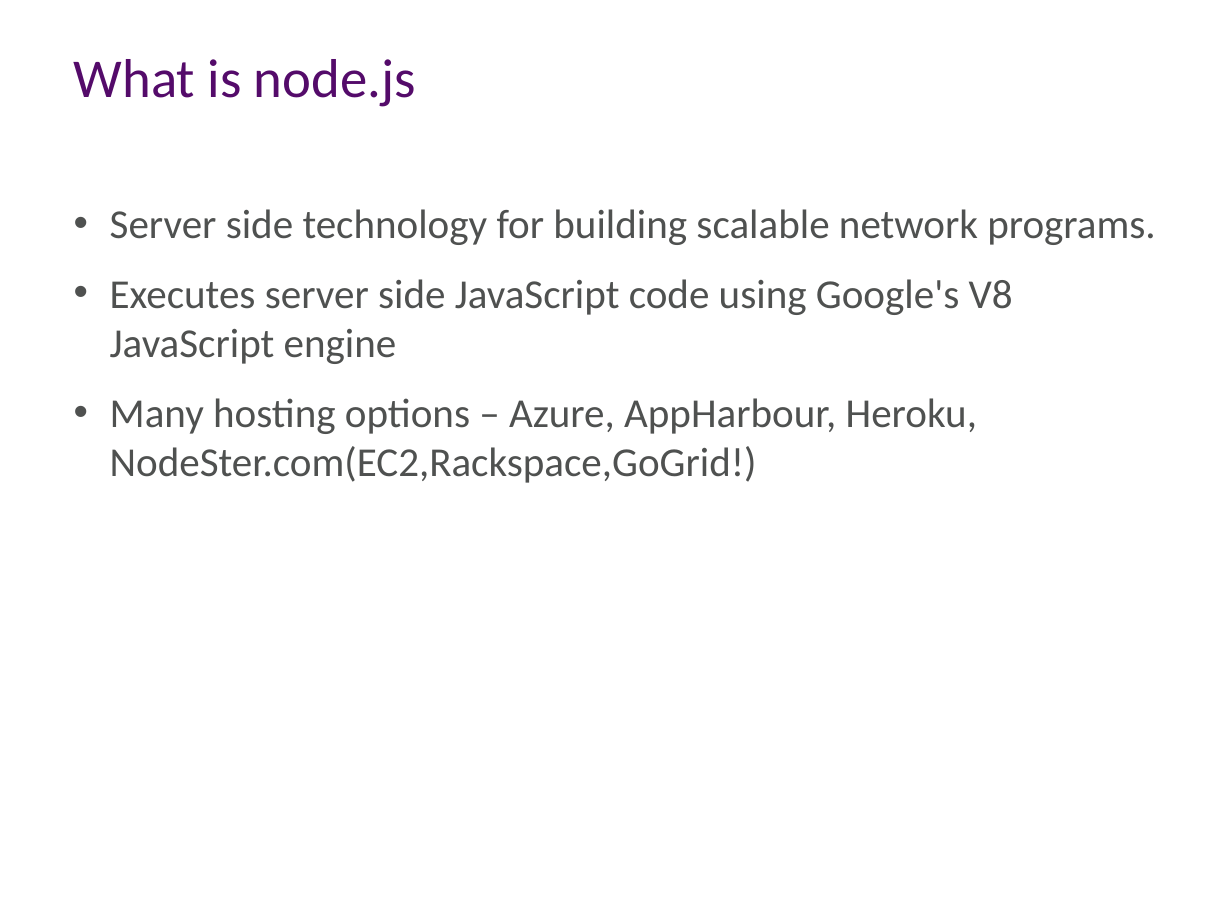
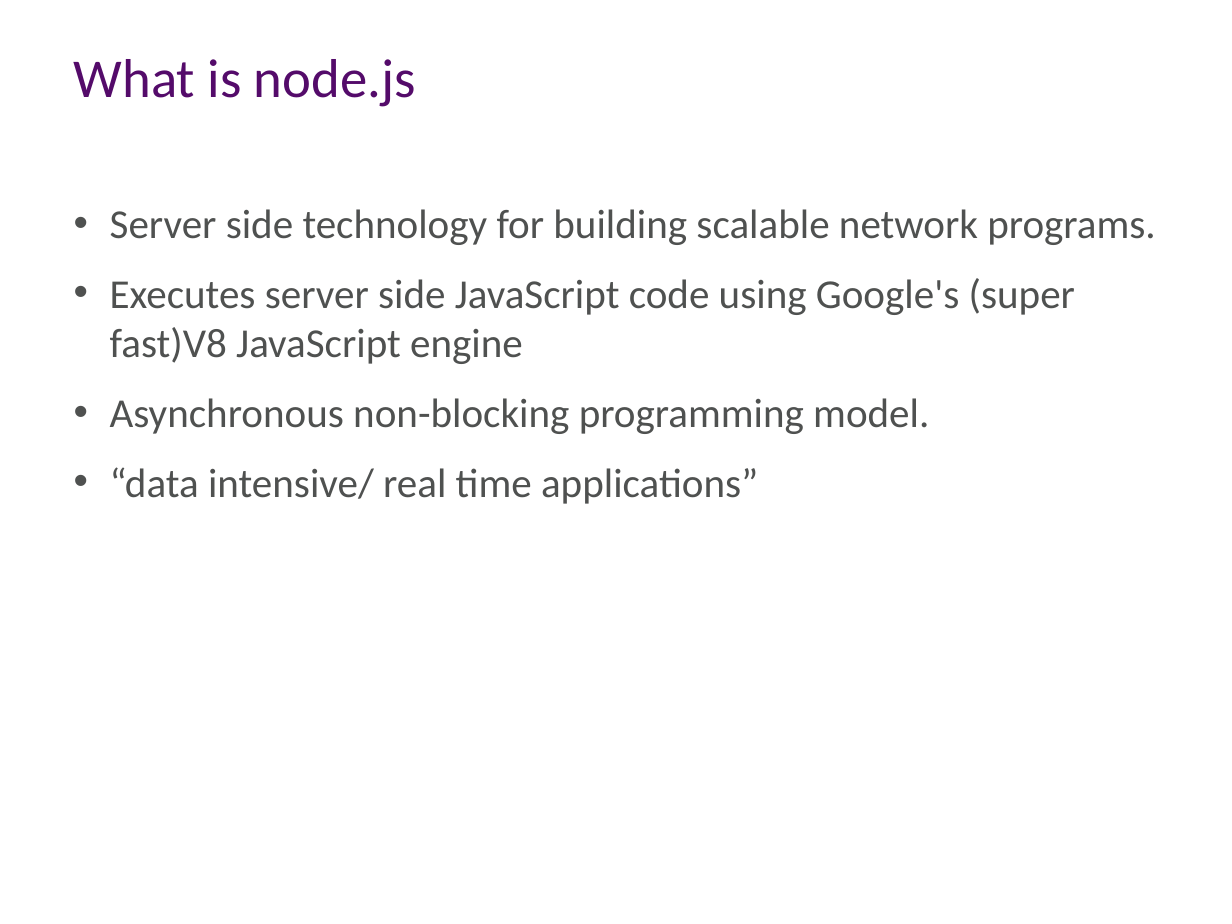
Before and after one commit to aidancasey/AzureNodeChatClient, a slide deck: slide 4 of presentation/Building Node.js Applications on Windows Azure.pptx (slide 5 before the commit). Drawn at 1232x924 pixels with LibreOffice and Linux fonts; fonts in the diff are those of the drawing; background and template pictures are left out. Boxes give left, top, right and bottom in pixels: in the first picture for what was removed or moved away, otherwise in the second. Text is boxed around its words. In the diff, an @@ line names an element or a change of style, - is before the commit and + after.

```diff
--- a/presentation/Building Node.js Applications on Windows Azure.pptx
+++ b/presentation/Building Node.js Applications on Windows Azure.pptx
@@ text at [110, 278, 1075, 504]: text changed @@
-• Executes server side JavaScript code using Google's V8 JavaScript engine
-• Many hosting options – Azure, AppHarbour, Heroku, NodeSter.com(EC2,Rackspace,GoGrid!)
+• Executes server side JavaScript code using Google's (super fast)V8 JavaScript engine
+• Asynchronous non-blocking programming model.
+• “data intensive/ real time applications”
```
Also in this commit, not shown: 3 other slides changed, 3 slides added, 1 slide removed.
